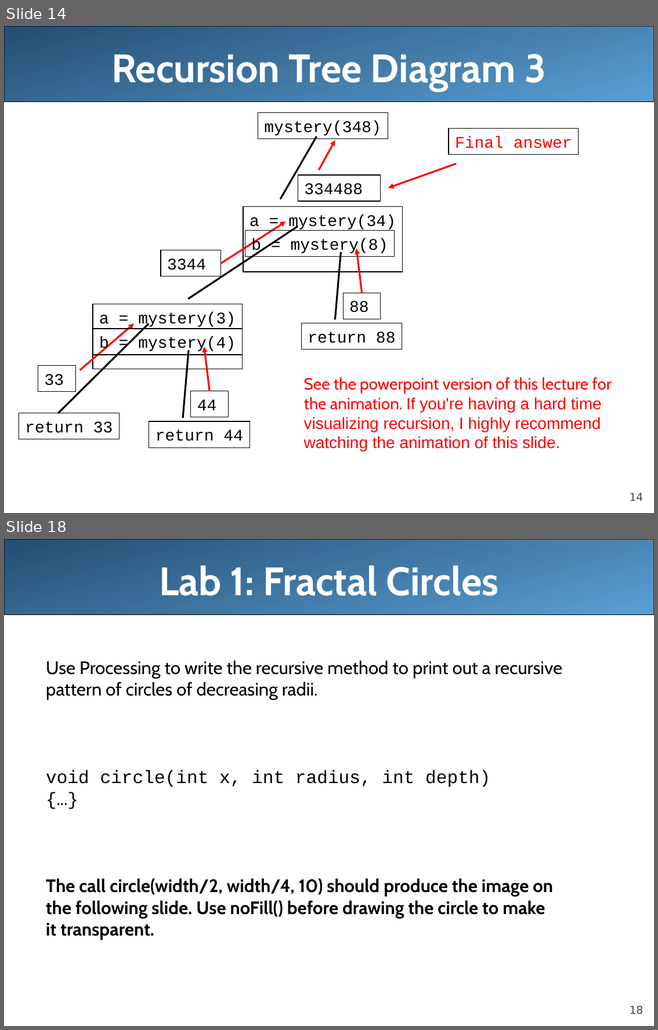
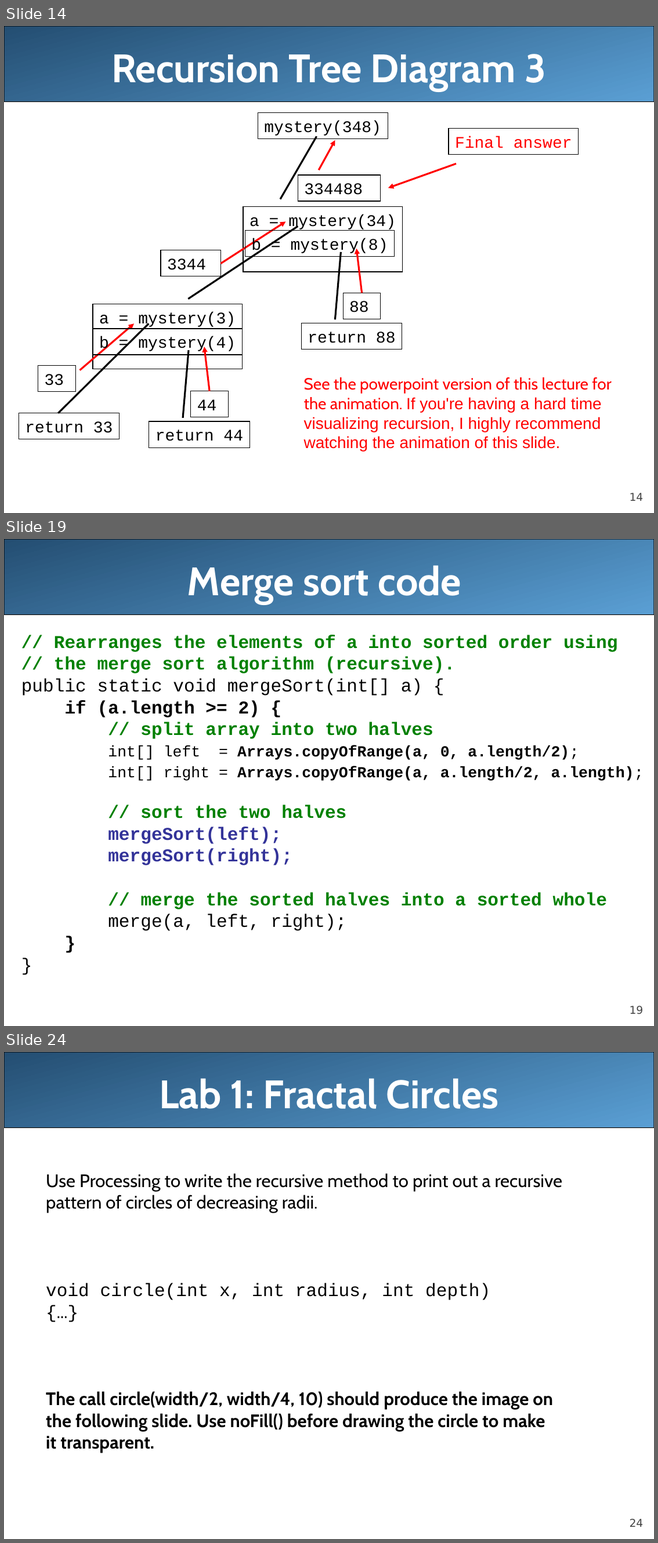
Before and after one commit to LongBaoNguyen/longbaonguyen.github.io, a slide deck: courses/apcsa/lecture23.ppt. Shown one above the other, each under a label of ours: slides 14 and 18 before the commit, slides 14, 19 and 24 after it; the slides between them are not shown. The pictures are 658x1030 and 658x1543 pixels, drawn with LibreOffice and Linux fonts; fonts in the diff are those of the drawing. Boxes give left, top, right and bottom in pixels: in the first picture for what was removed or moved away, otherwise in the second. Text is boxed around its words. In the diff, an @@ line names an element or a change of style, - is before the commit and + after.

```diff
--- a/courses/apcsa/lecture23.ppt
+++ b/courses/apcsa/lecture23.ppt
@@ slide 19 added at [4,539,654,1026], background #FFFFFF; not listed: 2 template elements that a slide beside it also shows @@
@@ title added at [187,565,461,604], 44 pt, text #FFFFFF, bold @@
+Merge sort code
@@ text added at [21,635,643,931], 20 pt, text #000000, bold @@
+// Rearranges the elements of a into sorted order using
+// the merge sort algorithm (recursive).
+public static void mergeSort(int[] a) {
+if (a.length >= 2) {
+// split array into two halves
+int[] left = Arrays.copyOfRange(a, 0, a.length/2);
+int[] right = Arrays.copyOfRange(a, a.length/2, a.length);
+// sort the two halves
+mergeSort(left);
+mergeSort(right);
+// merge the sorted halves into a sorted whole
+merge(a, left, right);
+}
+}
@@ what was slide 18 is now slide 24 @@
@@ page number at [629,1519,643,1527]: text changed @@
-18
+24
```
Also in this commit, not shown: 8 other slides added, 3 slides removed, 3 other files.
